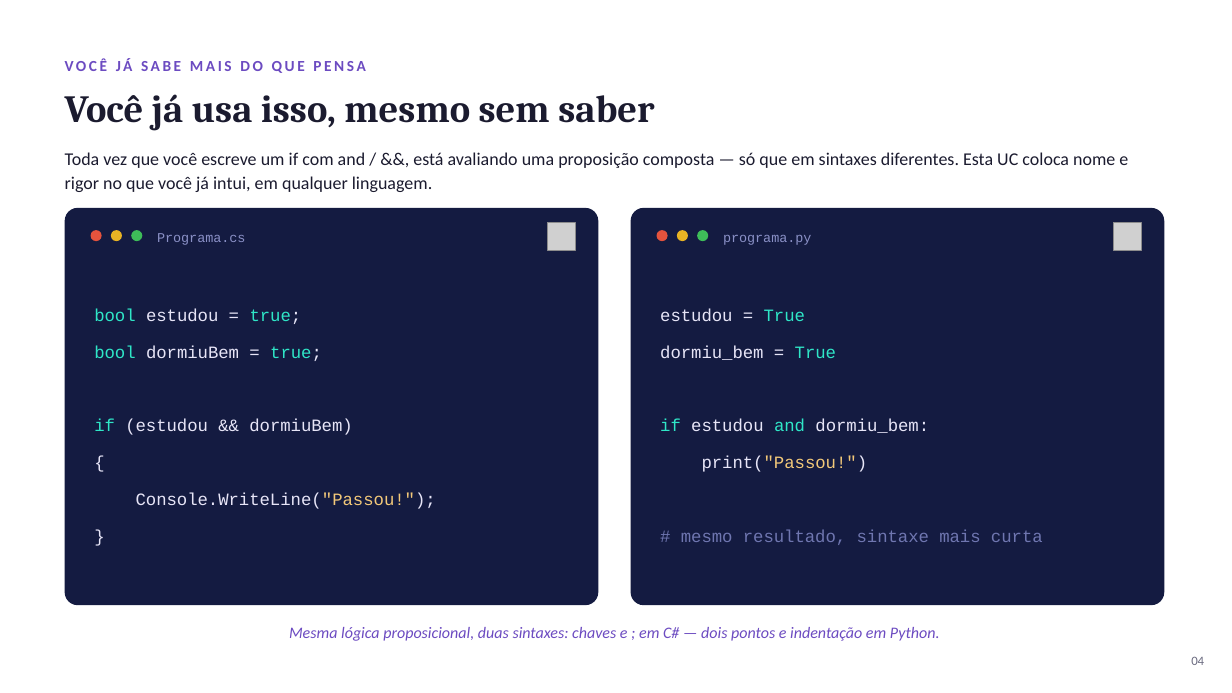
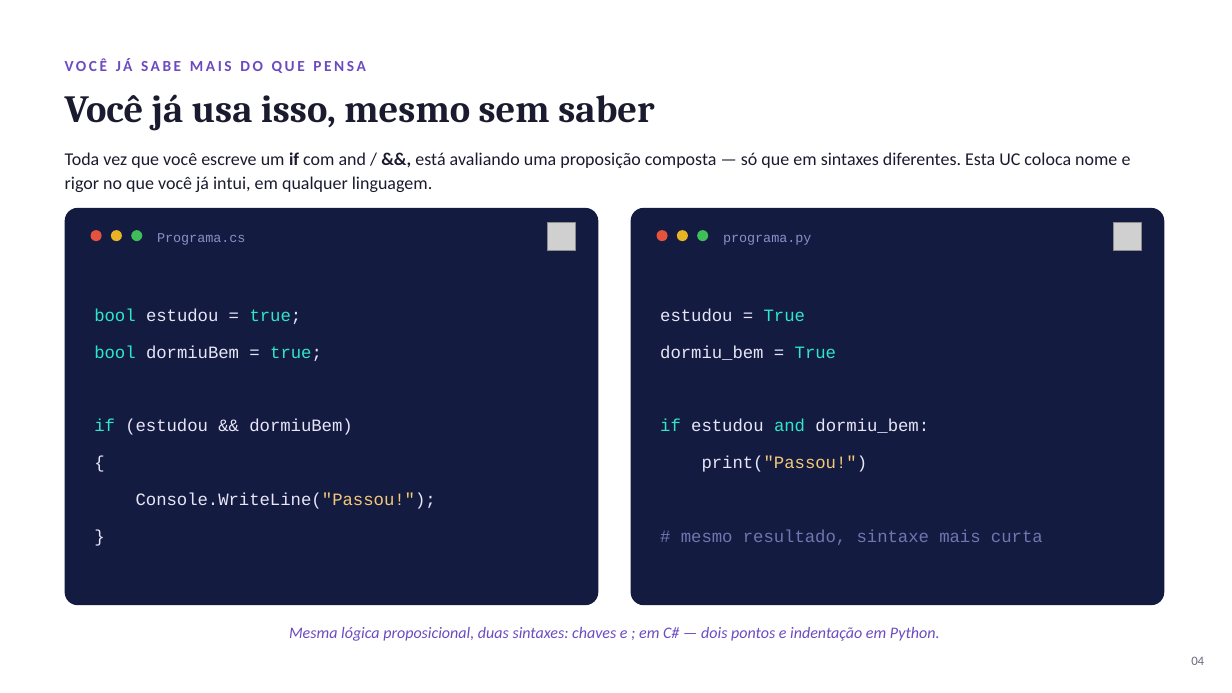
Before and after one commit to danhpaiva/una-teach-mca-202602, a slide deck: slide 4 of slide/pratica/01/Aula01 - Matematica Computacional Aplicada.pptx. Drawn at 1232x693 pixels with LibreOffice and Linux fonts; fonts in the diff are those of the drawing; grey boxes stand for pictures. Boxes give left, top, right and bottom in pixels: in the first picture for what was removed or moved away, otherwise in the second. Text is boxed around its words. In the diff, an @@ line names an element or a change of style, - is before the commit and + after.

```diff
--- a/slide/pratica/01/Aula01 - Matematica Computacional Aplicada.pptx
+++ b/slide/pratica/01/Aula01 - Matematica Computacional Aplicada.pptx
@@ text "Toda vez que você escreve ..." at (x1=65, y1=152, x2=1131, y2=192): bold on in "if &&," @@
```
Also in this commit, not shown: 2 other slides changed, 1 other file.
